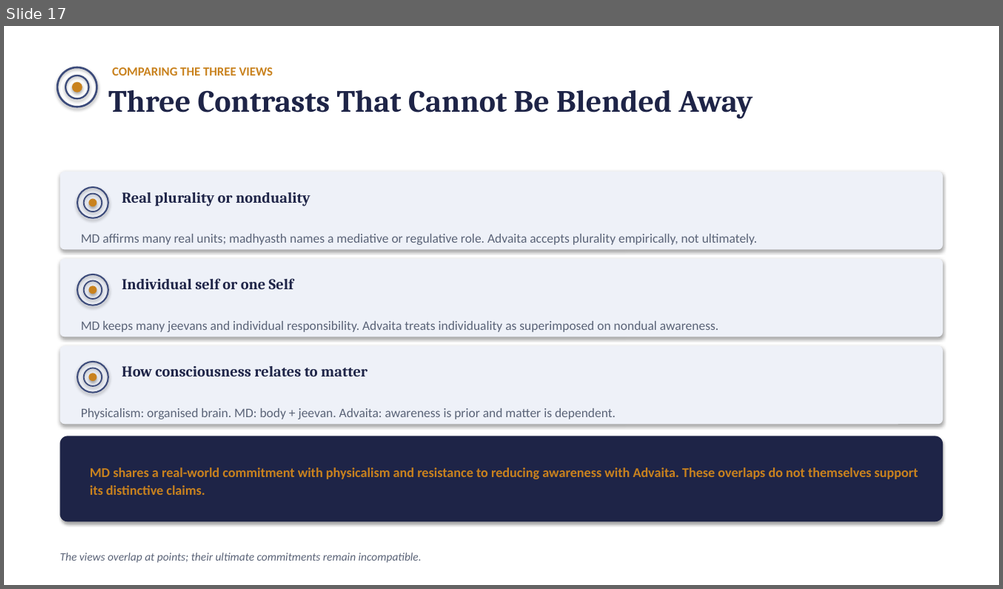
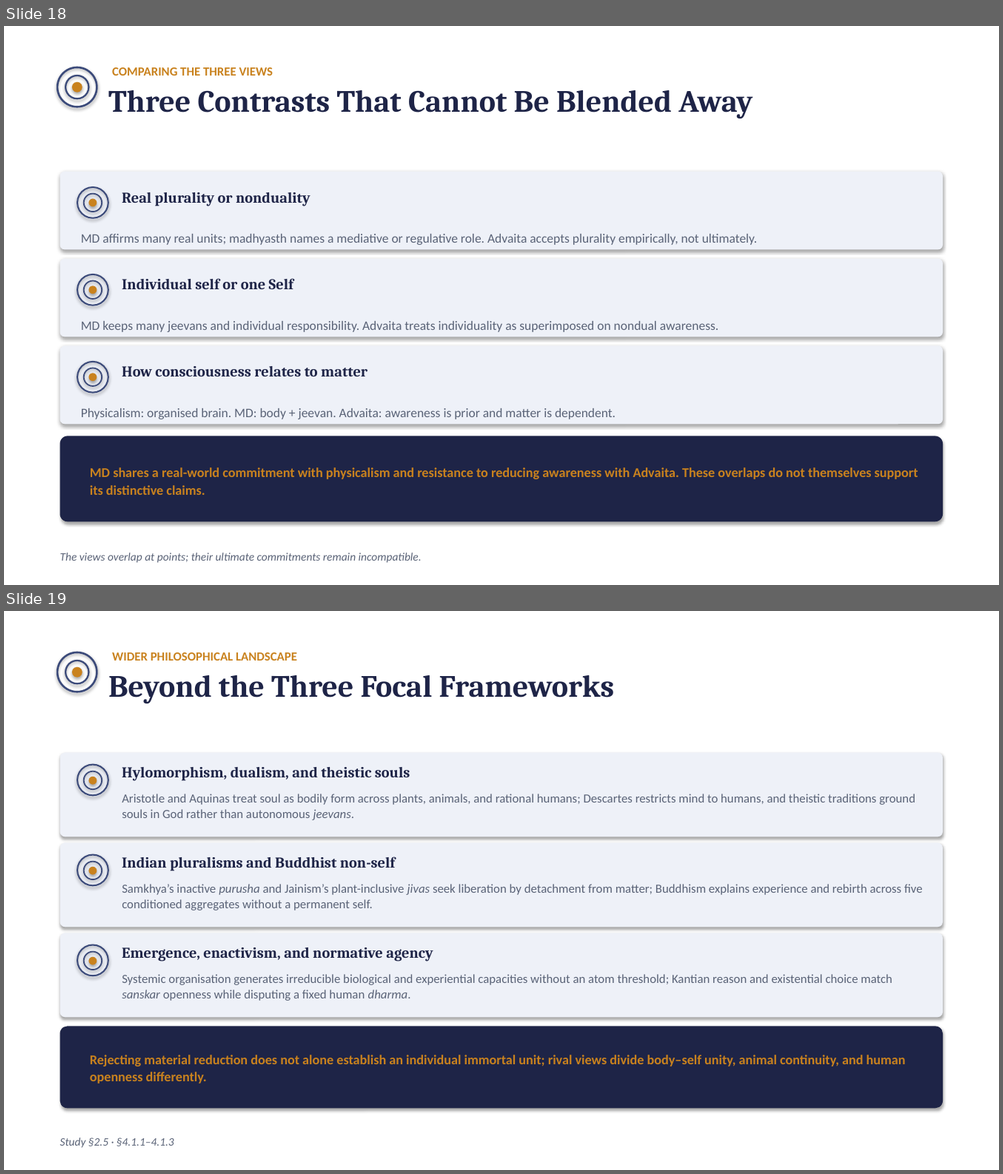
Before and after one commit to raghavamohan/AnalyticMadhyasthDarshan, a slide deck: Studies/Why-Humans-Are-Not-Just-Material/Why-Humans-Are-Not-Just-Material.pptx. Shown one above the other, each under a label of ours: slide 17 before the commit, slides 18 and 19 after it. The pictures are 1003x589 and 1003x1174 pixels, drawn with LibreOffice and Linux fonts; fonts in the diff are those of the drawing. Boxes give left, top, right and bottom in pixels: in the first picture for what was removed or moved away, otherwise in the second. Text is boxed around its words. In the diff, an @@ line names an element or a change of style, - is before the commit and + after.

```diff
--- a/Studies/Why-Humans-Are-Not-Just-Material/Why-Humans-Are-Not-Just-Material.pptx
+++ b/Studies/Why-Humans-Are-Not-Just-Material/Why-Humans-Are-Not-Just-Material.pptx
@@ slide 19 added at [4,611,999,1170], background #FFFFFF @@
@@ rectangle added at [4,611,999,1170], fill #FFFFFF @@
@@ ellipse added at [58,652,97,692], outline #3B4A7A 1.84 pt @@
@@ text added at [112,652,297,661], 12 pt, text #C9821E, bold @@
+WIDER PHILOSOPHICAL LANDSCAPE
@@ ellipse added at [65,661,88,684], outline #3B4A7A 1.61 pt @@
@@ ellipse added at [72,667,82,678], fill #C9821E @@
@@ text added at [108,675,614,704], 30 pt, text #1E2447, bold @@
+Beyond the Three Focal Frameworks
@@ rounded rectangle added at [60,753,942,837], fill #EEF1F8 @@
@@ ellipse added at [77,765,108,795], outline #3B4A7A 1.44 pt @@
@@ ellipse added at [84,772,102,789], outline #3B4A7A 1.26 pt @@
@@ ellipse added at [89,777,97,785], fill #C9821E @@
@@ text added at [122,767,410,781], 14.5 pt, text #1E2447, bold @@
+Hylomorphism, dualism, and theistic souls
@@ text added at [122,794,915,820], 12 pt, text #5A6377 @@
+Aristotle and Aquinas treat soul as bodily form across plants, animals, and rational humans; Descartes restricts mind to humans, and theistic traditions ground souls in God rather than autonomous jeevans.
@@ rounded rectangle added at [60,843,942,927], fill #EEF1F8 @@
@@ ellipse added at [77,855,108,886], outline #3B4A7A 1.44 pt @@
@@ ellipse added at [84,862,102,880], outline #3B4A7A 1.26 pt @@
@@ ellipse added at [89,867,97,875], fill #C9821E @@
@@ text added at [122,857,395,871], 14.5 pt, text #1E2447, bold @@
+Indian pluralisms and Buddhist non-self
@@ text added at [122,884,922,911], 12 pt, text #5A6377 @@
+Samkhya’s inactive purusha and Jainism’s plant-inclusive jivas seek liberation by detachment from matter; Buddhism explains experience and rebirth across five conditioned aggregates without a permanent self.
@@ rounded rectangle added at [60,934,942,1017], fill #EEF1F8 @@
@@ ellipse added at [77,945,108,976], outline #3B4A7A 1.44 pt @@
@@ ellipse added at [84,952,102,970], outline #3B4A7A 1.26 pt @@
@@ ellipse added at [89,957,97,965], fill #C9821E @@
@@ text added at [122,948,432,962], 14.5 pt, text #1E2447, bold @@
+Emergence, enactivism, and normative agency
@@ text added at [122,974,892,1001], 12 pt, text #5A6377 @@
+Systemic organisation generates irreducible biological and experiential capacities without an atom threshold; Kantian reason and existential choice match sanskar openness while disputing a fixed human dharma.
@@ rounded rectangle added at [60,1027,942,1109], fill #1E2447 @@
@@ text added at [90,1055,905,1084], 13 pt, text #C9821E, bold @@
+Rejecting material reduction does not alone establish an individual immortal unit; rival views divide body–self unity, animal continuity, and human openness differently.
@@ text added at [60,1138,174,1148], 11 pt, text #5A6377, italic @@
+Study §2.5 · §4.1.1–4.1.3
@@ what was slide 17 is now slide 18 @@
```
Also in this commit, not shown: 2 slides changed, 1 other slide added, 20 other files.
